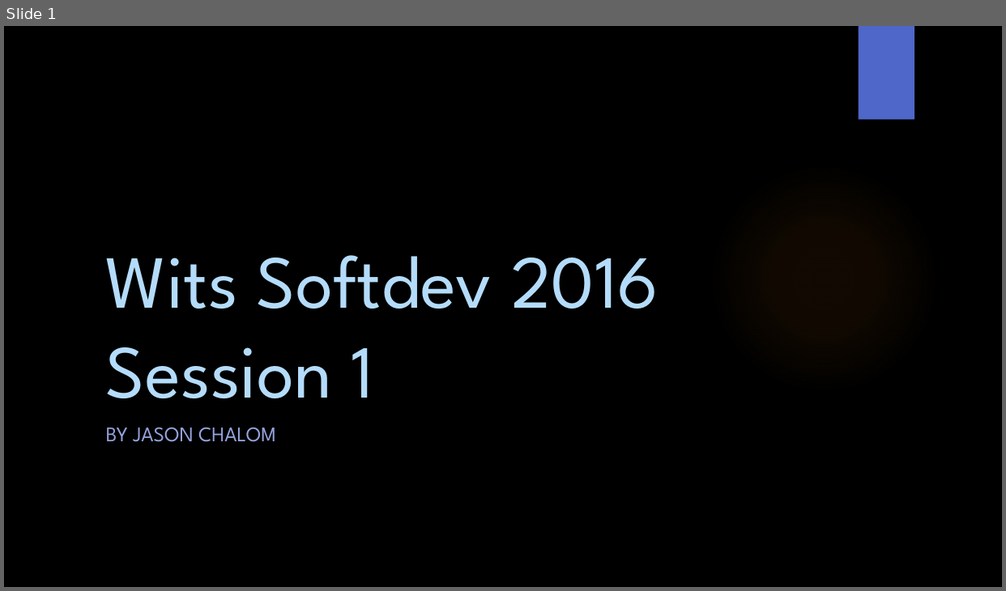
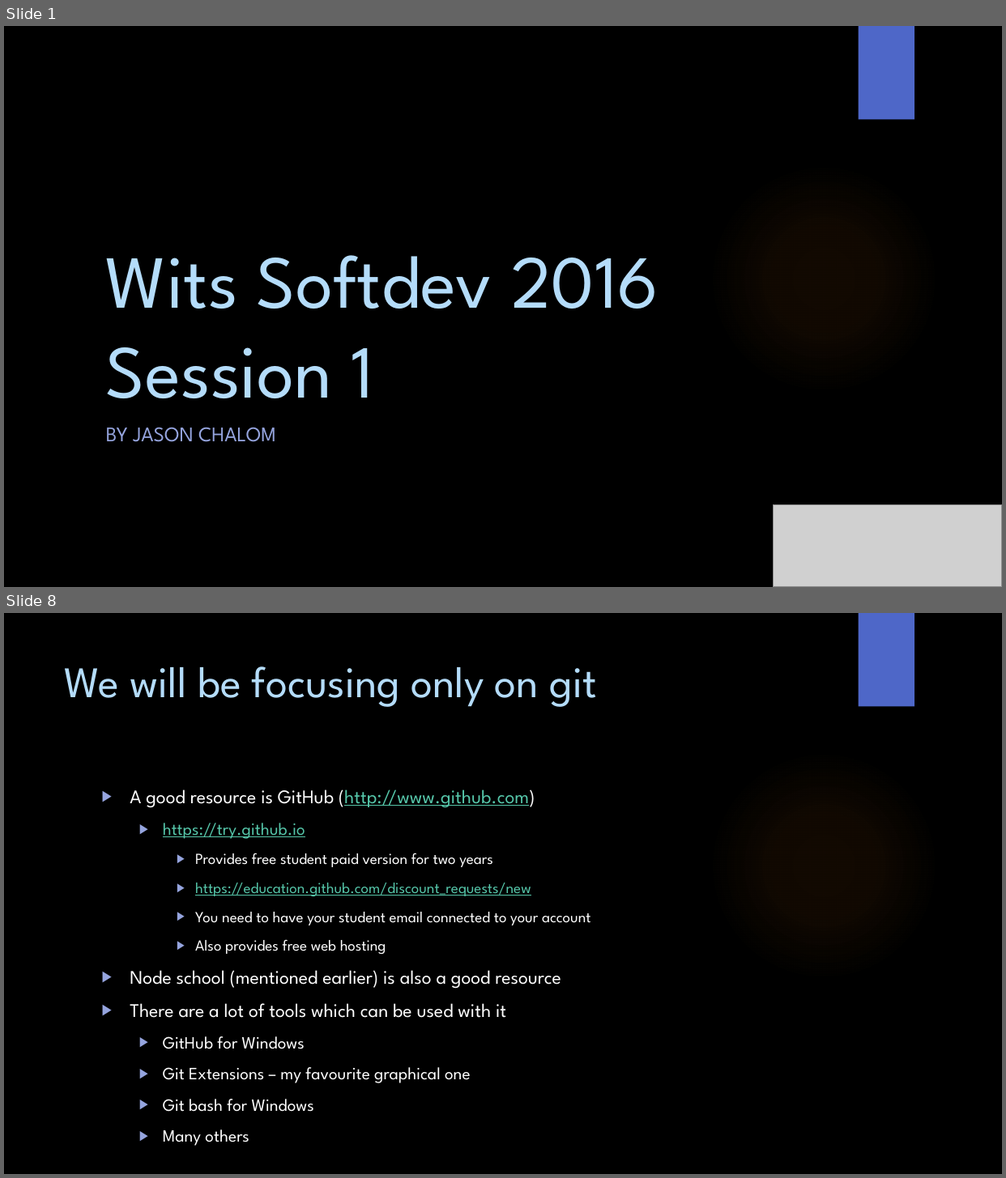
Before and after one commit to WitsSoftDev/SoftDev2016, a slide deck: Session 1/Softdev Session 1 2016.pptx. Shown one above the other, each under a label of ours: slide 1 before the commit, slides 1 and 8 after it; the slides between them are not shown. The pictures are 1006x591 and 1006x1178 pixels, drawn with LibreOffice and Linux fonts; fonts in the diff are those of the drawing; grey boxes stand for pictures; background and template pictures are left out. Boxes give left, top, right and bottom in pixels: in the first picture for what was removed or moved away, otherwise in the second. Text is boxed around its words. In the diff, an @@ line names an element or a change of style, - is before the commit and + after.

```diff
--- a/Session 1/Softdev Session 1 2016.pptx
+++ b/Session 1/Softdev Session 1 2016.pptx
@@ slide 8 added at <box>4,613,1002,1174</box>, background picture (left out); not listed: 2 template elements that a slide beside it also shows @@
@@ title added at <box>65,666,596,707</box>, 42 pt, text #B4DCFA @@
+We will be focusing only on git
@@ text added at <box>130,790,591,1112</box>, 14.8 pt, text #FFFFFF @@
+▶ A good resource is GitHub (http://www.github.com)
+  ▶ https://try.github.io
+    ▶ Provides free student paid version for two years
+    ▶ https://education.github.com/discount_requests/new
+    ▶ You need to have your student email connected to your account
+    ▶ Also provides free web hosting
+▶ Node school (mentioned earlier) is also a good resource
+▶ There are a lot of tools which can be used with it
+  ▶ GitHub for Windows
+  ▶ Git Extensions – my favourite graphical one
+  ▶ Git bash for Windows
+  ▶ Many others
@@ slide 1 changed as well @@
@@ picture added at <box>773,506,1002,587</box> @@
```
Also in this commit, not shown: 1 other slide changed, 13 other slides added, 1 slide removed.
